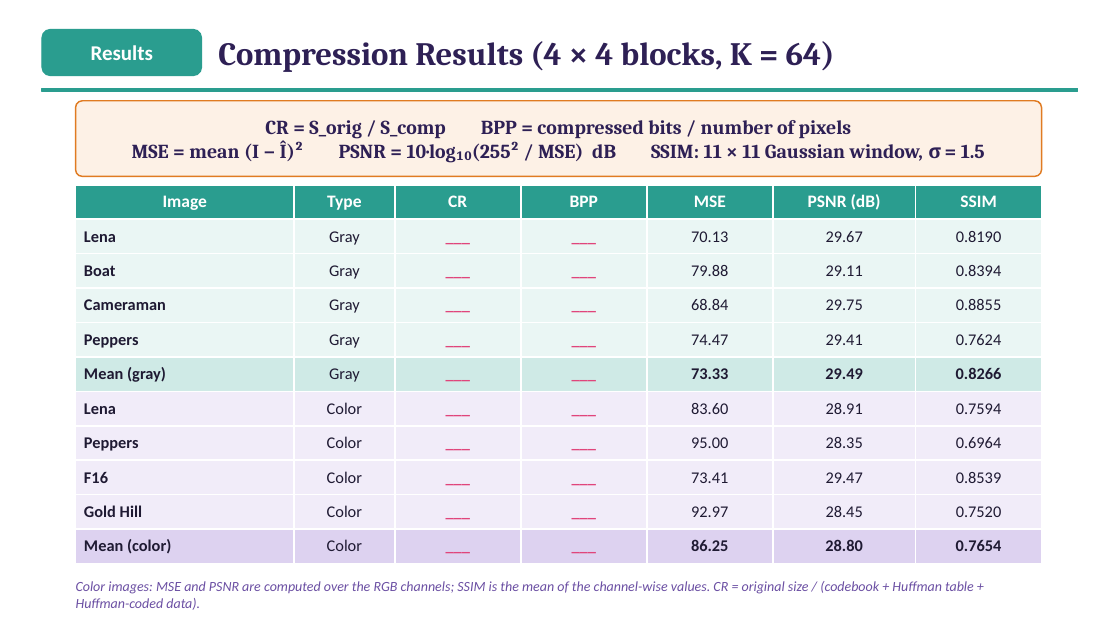
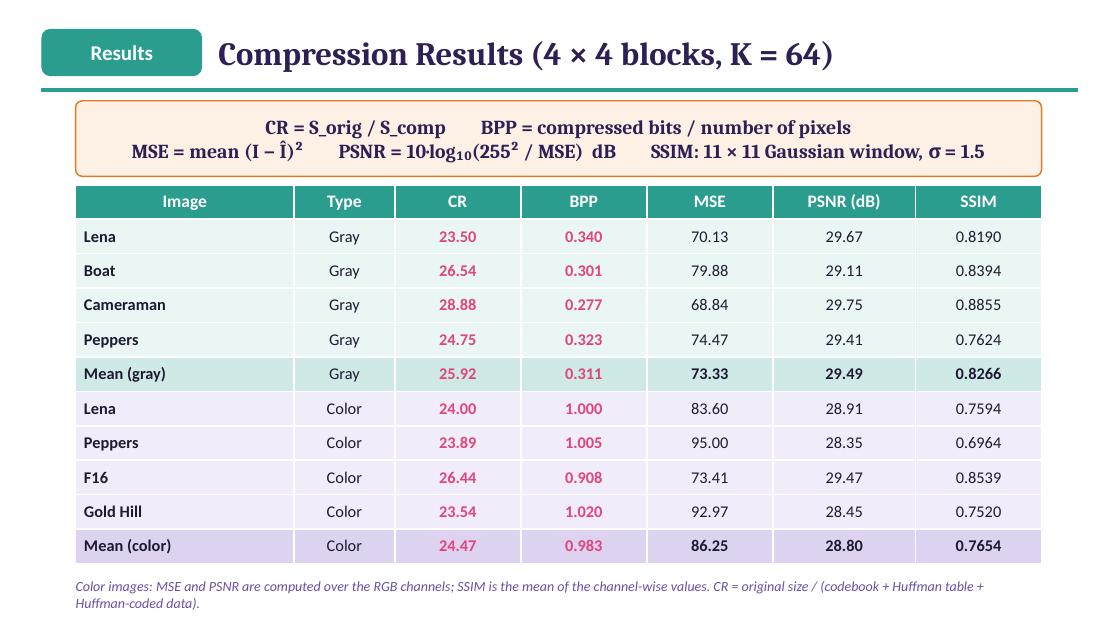
Before and after one commit to ibtihal-cpu/mihk, a slide deck: slide 23 of results/seminar/figs/Seminar_Ibtihal_FINAL.pptx. Drawn at 1120x630 pixels with LibreOffice and Linux fonts; fonts in the diff are those of the drawing. Boxes give left, top, right and bottom in pixels: in the first picture for what was removed or moved away, otherwise in the second. Text is boxed around its words. In the diff, an @@ line names an element or a change of style, - is before the commit and + after.

```diff
--- a/results/seminar/figs/Seminar_Ibtihal_FINAL.pptx
+++ b/results/seminar/figs/Seminar_Ibtihal_FINAL.pptx
@@ table at [76,185,1042,558] @@
-row 2, column 3: ___
+row 2, column 3: 23.50
-row 2, column 4: ___
+row 2, column 4: 0.340
-row 3, column 3: ___
+row 3, column 3: 26.54
-row 3, column 4: ___
+row 3, column 4: 0.301
-row 4, column 3: ___
+row 4, column 3: 28.88
-row 4, column 4: ___
+row 4, column 4: 0.277
-row 5, column 3: ___
+row 5, column 3: 24.75
-row 5, column 4: ___
+row 5, column 4: 0.323
-row 6, column 3: ___
+row 6, column 3: 25.92
-row 6, column 4: ___
+row 6, column 4: 0.311
-row 7, column 3: ___
+row 7, column 3: 24.00
-row 7, column 4: ___
+row 7, column 4: 1.000
-row 8, column 3: ___
+row 8, column 3: 23.89
-row 8, column 4: ___
+row 8, column 4: 1.005
-row 9, column 3: ___
+row 9, column 3: 26.44
-row 9, column 4: ___
+row 9, column 4: 0.908
-row 10, column 3: ___
+row 10, column 3: 23.54
-row 10, column 4: ___
+row 10, column 4: 1.020
-row 11, column 3: ___
+row 11, column 3: 24.47
-row 11, column 4: ___
+row 11, column 4: 0.983
```
Also in this commit, not shown: 3 other slides changed, 4 other files.
